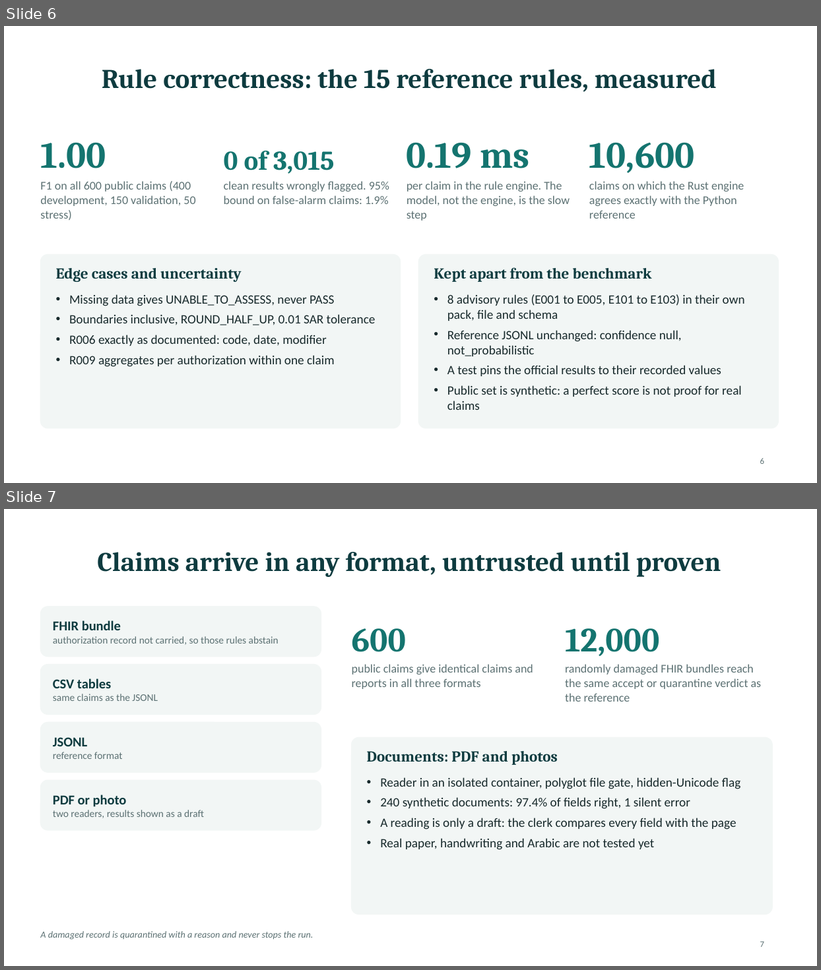
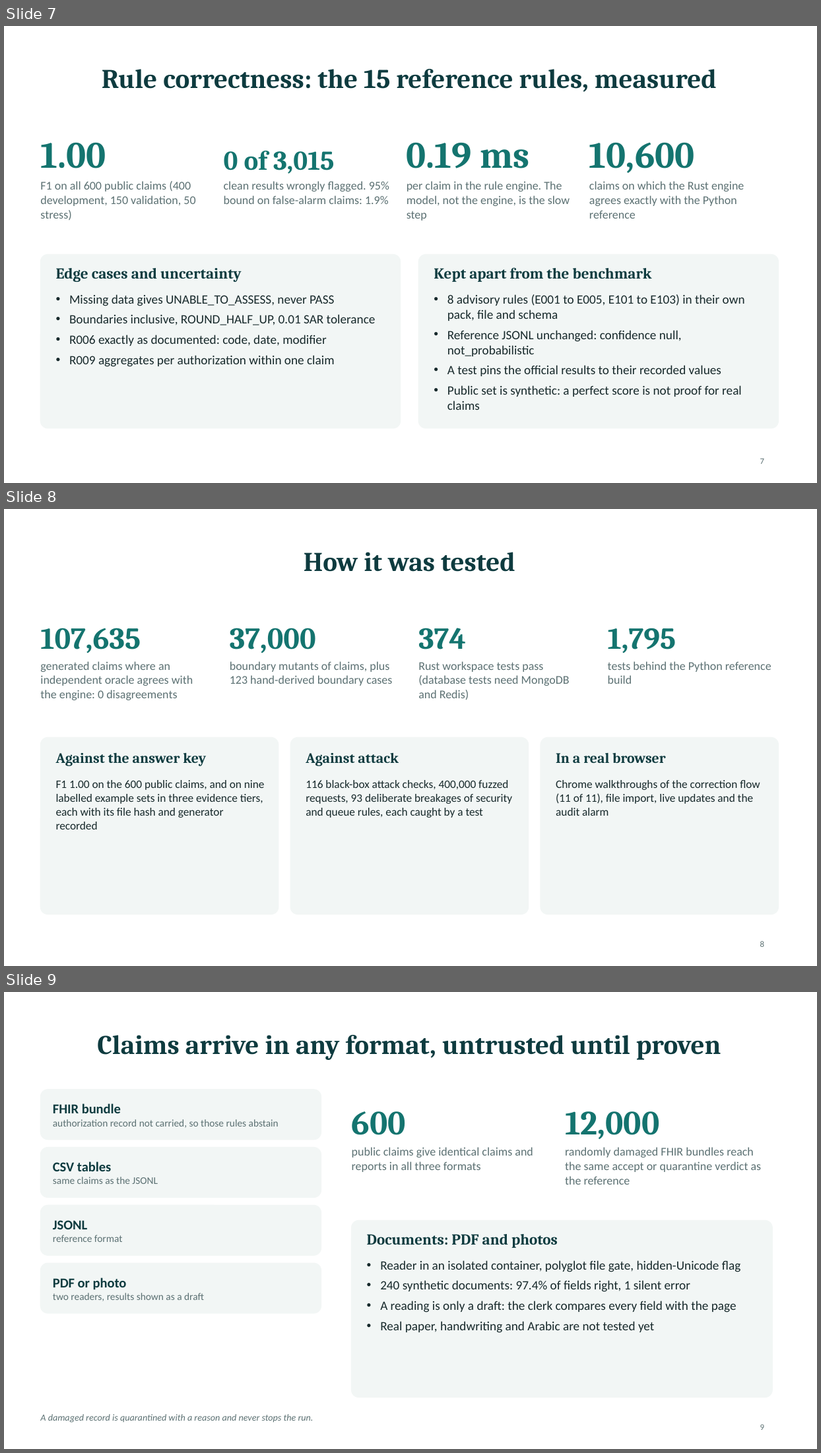
Before and after one commit to PublisherX02/Claim_Guard, a slide deck: docs/presentation/ClaimGuard_Mentor_Session.pptx. Shown one above the other, each under a label of ours: slides 6 and 7 before the commit, slides 7, 8 and 9 after it. The pictures are 821x970 and 821x1453 pixels, drawn with LibreOffice and Linux fonts; fonts in the diff are those of the drawing. Boxes give left, top, right and bottom in pixels: in the first picture for what was removed or moved away, otherwise in the second. Text is boxed around its words. In the diff, an @@ line names an element or a change of style, - is before the commit and + after.

```diff
--- a/docs/presentation/ClaimGuard_Mentor_Session.pptx
+++ b/docs/presentation/ClaimGuard_Mentor_Session.pptx
@@ slide 8 added at bbox=[4, 509, 817, 966], background #FFFFFF @@
@@ title added at bbox=[304, 552, 516, 572], 32 pt, text #0E3B3F, bold @@
+How it was tested
@@ text added at bbox=[40, 628, 141, 654], 36 pt, text #14746F, bold @@
+107,635
@@ text added at bbox=[230, 628, 316, 653], 36 pt, text #14746F, bold @@
+37,000
@@ text added at bbox=[418, 628, 466, 650], 36 pt, text #14746F, bold @@
+374
@@ text added at bbox=[608, 628, 676, 654], 36 pt, text #14746F, bold @@
+1,795
@@ text added at bbox=[40, 661, 193, 700], 14 pt, text #5C7173 @@
+generated claims where an independent oracle agrees with the engine: 0 disagreements
@@ text added at bbox=[230, 661, 392, 686], 14 pt, text #5C7173 @@
+boundary mutants of claims, plus 123 hand-derived boundary cases
@@ text added at bbox=[418, 661, 570, 700], 14 pt, text #5C7173 @@
+Rust workspace tests pass (database tests need MongoDB and Redis)
@@ text added at bbox=[608, 661, 772, 684], 14 pt, text #5C7173 @@
+tests behind the Python reference build
@@ rounded rectangle added at bbox=[40, 738, 279, 915], fill #F2F6F5, outline #F2F6F5 1 pt @@
@@ rounded rectangle added at bbox=[290, 738, 529, 915], fill #F2F6F5, outline #F2F6F5 1 pt @@
@@ rounded rectangle added at bbox=[541, 738, 779, 915], fill #F2F6F5, outline #F2F6F5 1 pt @@
@@ text added at bbox=[56, 753, 206, 766], 17 pt, text #0E3B3F, bold @@
+Against the answer key
@@ text added at bbox=[306, 753, 399, 766], 17 pt, text #0E3B3F, bold @@
+Against attack
@@ text added at bbox=[556, 753, 666, 763], 17 pt, text #0E3B3F, bold @@
+In a real browser
@@ text added at bbox=[56, 780, 265, 830], 13.5 pt, text #17292B @@
+F1 1.00 on the 600 public claims, and on nine labelled example sets in three evidence tiers, each with its file hash and generator recorded
@@ text added at bbox=[306, 780, 512, 818], 13.5 pt, text #17292B @@
+116 black-box attack checks, 400,000 fuzzed requests, 93 deliberate breakages of security and queue rules, each caught by a test
@@ text added at bbox=[556, 780, 760, 816], 13.5 pt, text #17292B @@
+Chrome walkthroughs of the correction flow (11 of 11), file import, live updates and the audit alarm
@@ page number added at bbox=[760, 941, 764, 947], 10 pt, text #5C7173 @@
+8
@@ what was slide 6 is now slide 7 @@
@@ page number at bbox=[760, 459, 764, 464]: text changed @@
-6
+7
@@ what was slide 7 is now slide 9 @@
@@ page number at bbox=[760, 1425, 764, 1430]: text changed @@
-7
+9
```
Also in this commit, not shown: 3 slides changed, 5 other slides added, 2 other files.
